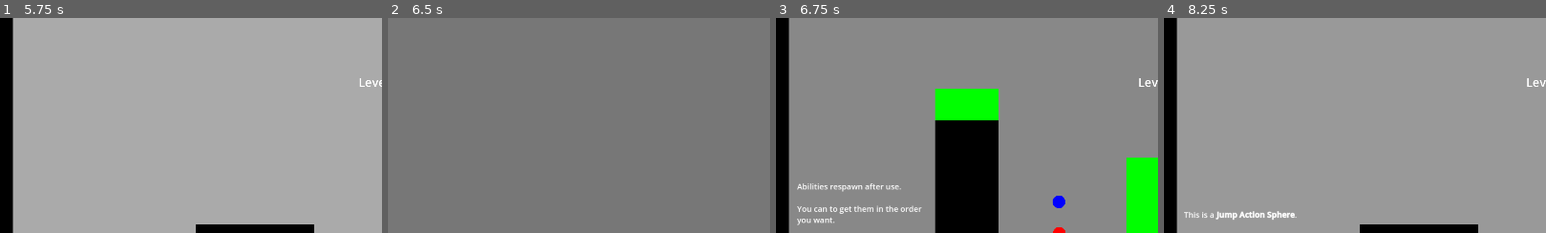
Above: before the commit, frames 1-4 (left to right).
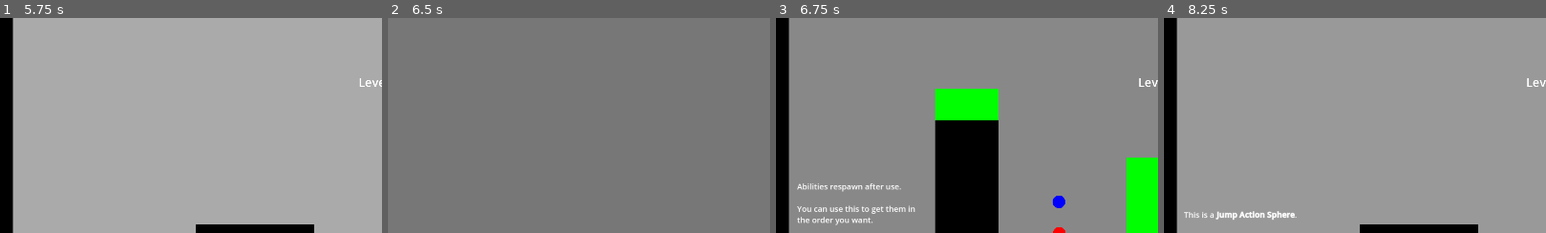
Above: after the commit, the same moments.

Repository: moaatt2/My-First-Game
Game: Godot game, scene res://scenes/level_select_screen.tscn
Two runs of this game, one before a commit and one after it. Both use one fixed random seed, a clock stepped at 60 frames per second and the inputs below. The engine's default icon, where the game draws it, is replaced by a stand-in: a white triangle on a blue panel in a dark square.
Inputs:
- Up to frame 1 (5.75 s): click "6" at 0.5 s; click "Back" at 1.25 s; click "7" at 2 s; click "Back" at 2.75 s; click "3" at 3.5 s; click "Back" at 4.25 s; click "10" at 5 s
- Up to frame 2 (6.5 s): click "Back" at 5.75 s
- Up to frame 3 (6.75 s): click "9" at 6.5 s
- Up to frame 4 (8.25 s): click "Back" at 7.25 s; click "2" at 8 s
The pictures show only the part of the screen within x 0-50%, y 35-85%; the shares and areas given below are measured in that part.

Frames 1-2 are identical in both runs. In frame 3, 0.6% of the frame differs, in the area x 5-39%, y 87-97%; in frame 4, nothing differs.

Commit message:
Fix tutorial spelling mistake in level 9.

Diff:
--- a/levels/level_09.tscn
+++ b/levels/level_09.tscn
@@ -22,7 +22,7 @@
 offset_bottom = 925.0
 text = "Abilities respawn after use.
 
-You can to get them in the order you want."
+You can use this to get them in the order you want."
 
 [node name="Dash" parent="." index="10" instance=ExtResource("2_2ryhr")]
 position = Vector2(210, 1009)
